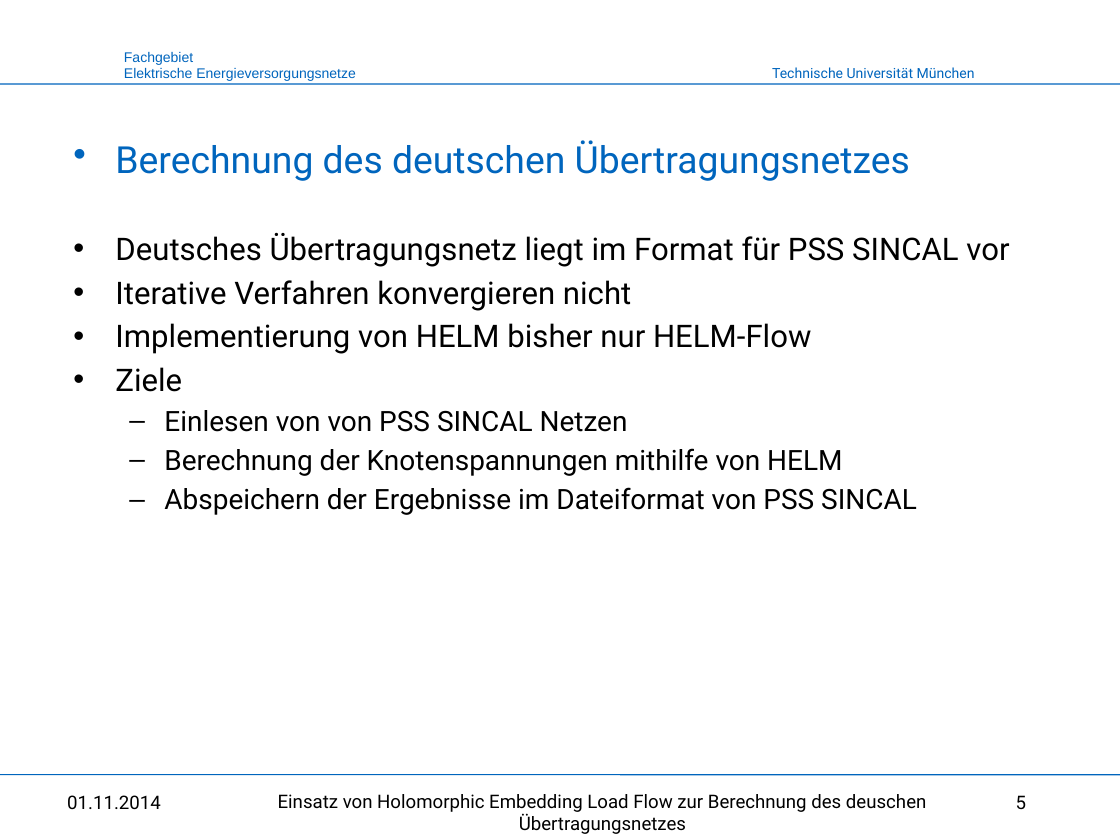
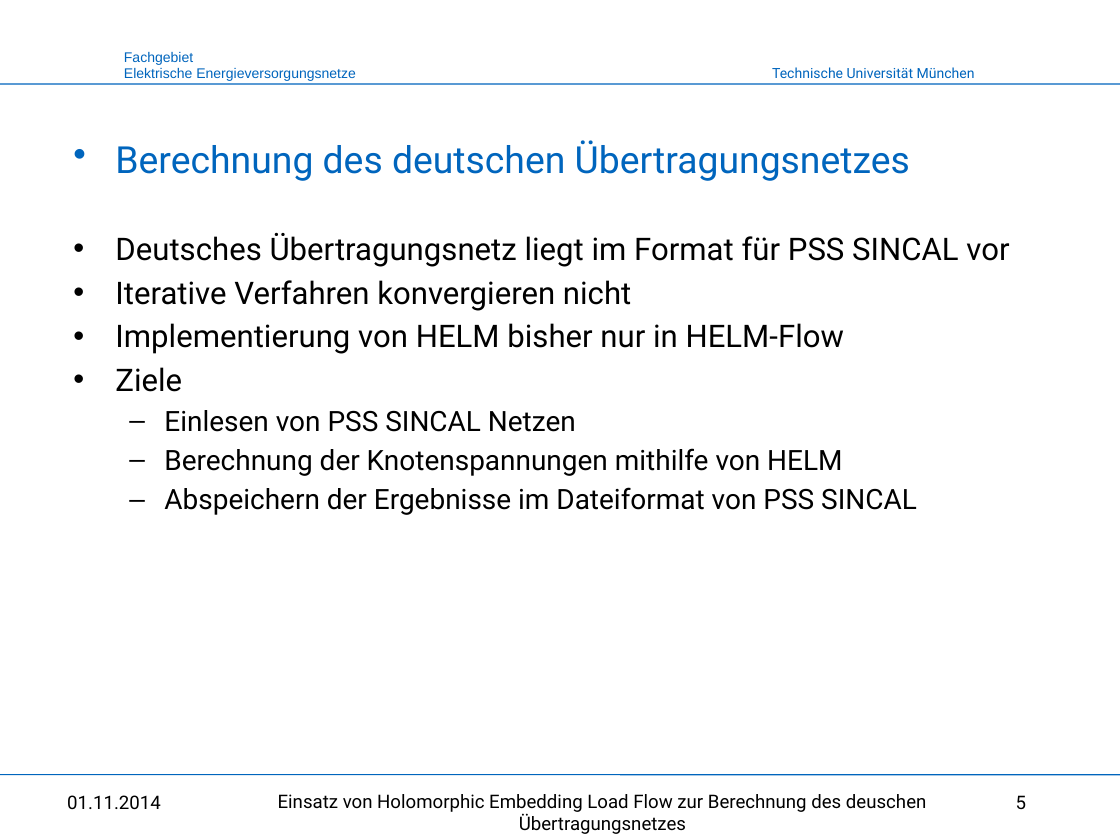
Before and after one commit to benediktibk/loadflow, a slide deck: slide 5 of documents/master_thesis/short_report.pptx. Drawn at 1120x840 pixels with LibreOffice and Linux fonts; fonts in the diff are those of the drawing; background and template pictures are left out. Boxes give left, top, right and bottom in pixels: in the first picture for what was removed or moved away, otherwise in the second. Text is boxed around its words. In the diff, an @@ line names an element or a change of style, - is before the commit and + after.

Commit message:
fixed error in short report

```diff
--- a/documents/master_thesis/short_report.pptx
+++ b/documents/master_thesis/short_report.pptx
@@ text at <box>115,323,844,354</box>: text changed @@
-• Implementierung von HELM bisher nur HELM-Flow
+• Implementierung von HELM bisher nur in HELM-Flow
@@ text at <box>164,410,576,432</box>: text changed @@
-  – Einlesen von von PSS SINCAL Netzen
+  – Einlesen von PSS SINCAL Netzen
```
